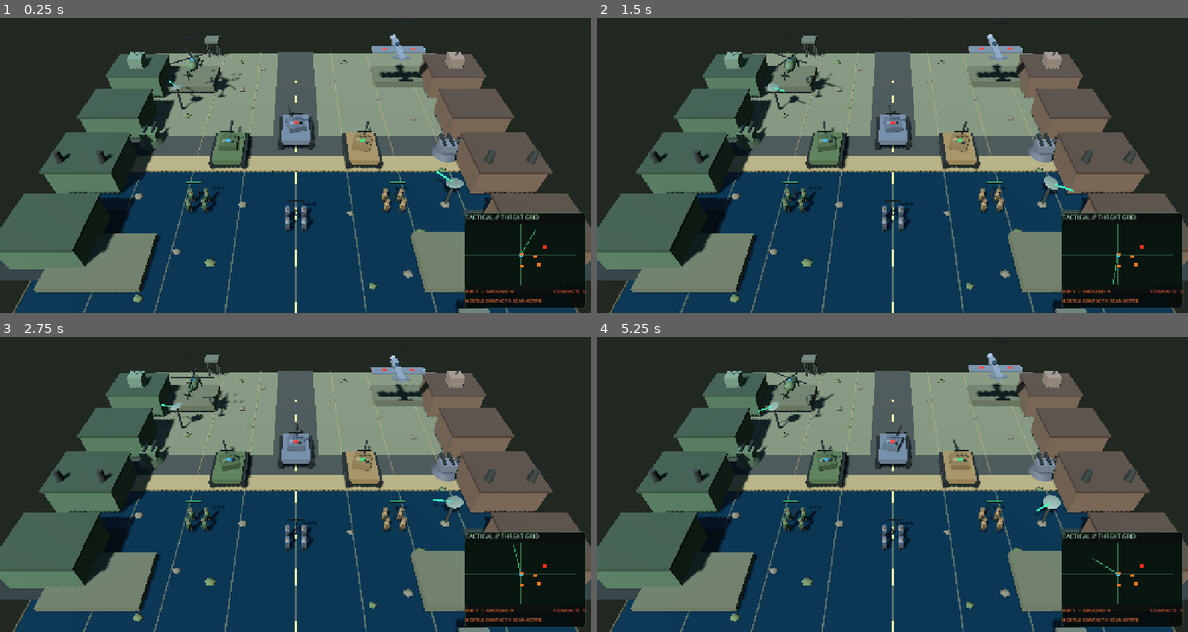
Above: before the commit, frames 1-4 (two rows, left to right).
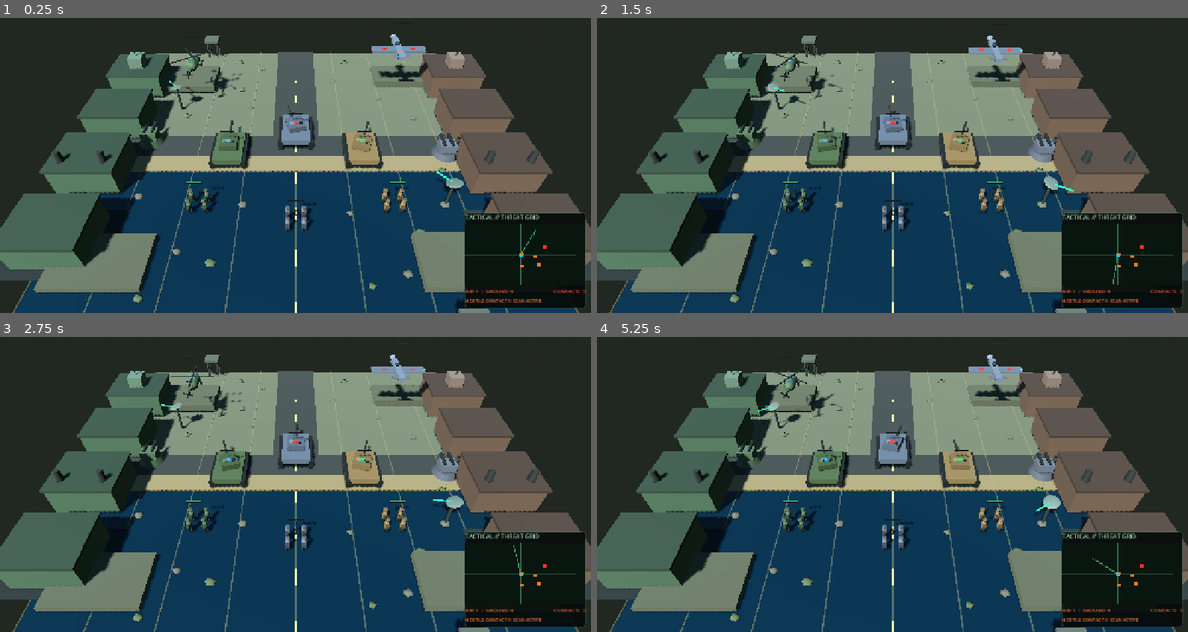
Above: after the commit, the same moments.

Repository: Jamalalbaroty/storm-generals-mobil
Game: Godot game, scene res://prototype_3d/battlefield_3d.tscn
Same seed, same stepped clock (60 frames per second), same inputs: the game is played once before the commit and once after it. This scene is started directly instead of the project's main scene.
Inputs (mouse positions are in pixels of both pictures, inside the frame that each line leads up to):
- Up to frame 1 (0.25 s): no input
- Up to frame 2 (1.5 s): move the mouse to (1022, 130) at 0.52 s; click (1022, 130) at 0.67 s; drag from (774, 162) to (862, 212) at 1.27 s
- Up to frame 3 (2.75 s): move the mouse to (354, 393) at 2.02 s; click (354, 393) at 2.17 s
- Up to frame 4 (5.25 s): drag from (862, 531) to (715, 416) at 2.77 s; move the mouse to (1069, 516) at 3.52 s; click (1069, 516) at 3.67 s; drag from (715, 416) to (803, 384) at 4.27 s; move the mouse to (922, 466) at 5.02 s; click (922, 466) at 5.17 s

The runs differ from the first frame. In frame 1, 0.2% of the frame differs, in the area x 29-73%, y 5-27%; in frame 2, 0.4%, in the area x 29-73%, y 5-28%; in frame 3, 0.3%; in frame 4, 0.3%.

Commit message:
Show selection rings on every unit in a selected group

Diff:
--- a/prototype_3d/battlefield_3d.gd
+++ b/prototype_3d/battlefield_3d.gd
@@ -28,6 +28,7 @@
 var selected_destination := Vector3.ZERO
 var has_selected_destination := false
 var selection_ring: MeshInstance3D
+var group_selection_rings: Array[MeshInstance3D] = []
 var order_marker: MeshInstance3D
 var touch_start_positions: Dictionary = {}
 var touch_moved: Dictionary = {}
@@ -2195,7 +2196,35 @@
 	attack_target = null
 	has_selected_destination = false
 	selection_ring.visible = is_instance_valid(selected_tank)
+	_refresh_group_selection_rings()
 	order_marker.visible = false
+
+
+func _refresh_group_selection_rings() -> void:
+	for ring in group_selection_rings:
+		if is_instance_valid(ring):
+			ring.queue_free()
+	group_selection_rings.clear()
+	if selected_live_units.size() <= 1:
+		return
+	for index in range(1, selected_live_units.size()):
+		var unit := selected_live_units[index]
+		if not _is_live_player_unit(unit):
+			continue
+		var ring := selection_ring.duplicate() as MeshInstance3D
+		ring.name = "GroupSelectionRing_%d" % index
+		ring.visible = true
+		add_child(ring)
+		group_selection_rings.append(ring)
+
+
+func _selection_ring_scale_for_unit(unit: Node3D) -> float:
+	var unit_type := str(unit.get_meta("unit_type", "tank"))
+	if unit_type == "infantry":
+		return 0.62
+	if unit_type == "helicopter" or unit_type == "fighter":
+		return 1.18
+	return 1.0
 
 func _select_live_units_in_screen_rect(start: Vector2, finish: Vector2) -> void:
 	var bounds := Rect2(start, finish - start).abs()
@@ -2424,11 +2453,24 @@
 		selected_tank = selected_live_units[0] if not selected_live_units.is_empty() else null
 	if not is_instance_valid(selected_tank):
 		selection_ring.visible = false
+		for ring in group_selection_rings:
+			if is_instance_valid(ring):
+				ring.visible = false
 		return
+	if group_selection_rings.size() != maxi(0, selected_live_units.size() - 1):
+		_refresh_group_selection_rings()
+	selection_ring.visible = true
 	selection_ring.global_position = selected_tank.global_position + Vector3.UP * 0.08
-	var ring_type := str(selected_tank.get_meta("unit_type", "tank"))
-	var ring_scale := 0.62 if ring_type == "infantry" else (1.18 if ring_type == "helicopter" or ring_type == "fighter" else 1.0)
-	selection_ring.scale = Vector3.ONE * ring_scale
+	selection_ring.scale = Vector3.ONE * _selection_ring_scale_for_unit(selected_tank)
+	for index in range(group_selection_rings.size()):
+		var ring := group_selection_rings[index]
+		var unit_index := index + 1
+		if not is_instance_valid(ring) or unit_index >= selected_live_units.size():
+			continue
+		var unit := selected_live_units[unit_index]
+		ring.visible = true
+		ring.global_position = unit.global_position + Vector3.UP * 0.08
+		ring.scale = Vector3.ONE * _selection_ring_scale_for_unit(unit)
 	# Live RTS units are moved by the authoritative 2D simulation; never move their 3D proxies locally.
 	if _is_live_player_unit(selected_tank) or str(selected_tank.get_meta("source_team", "")) == "enemy":
 		return
